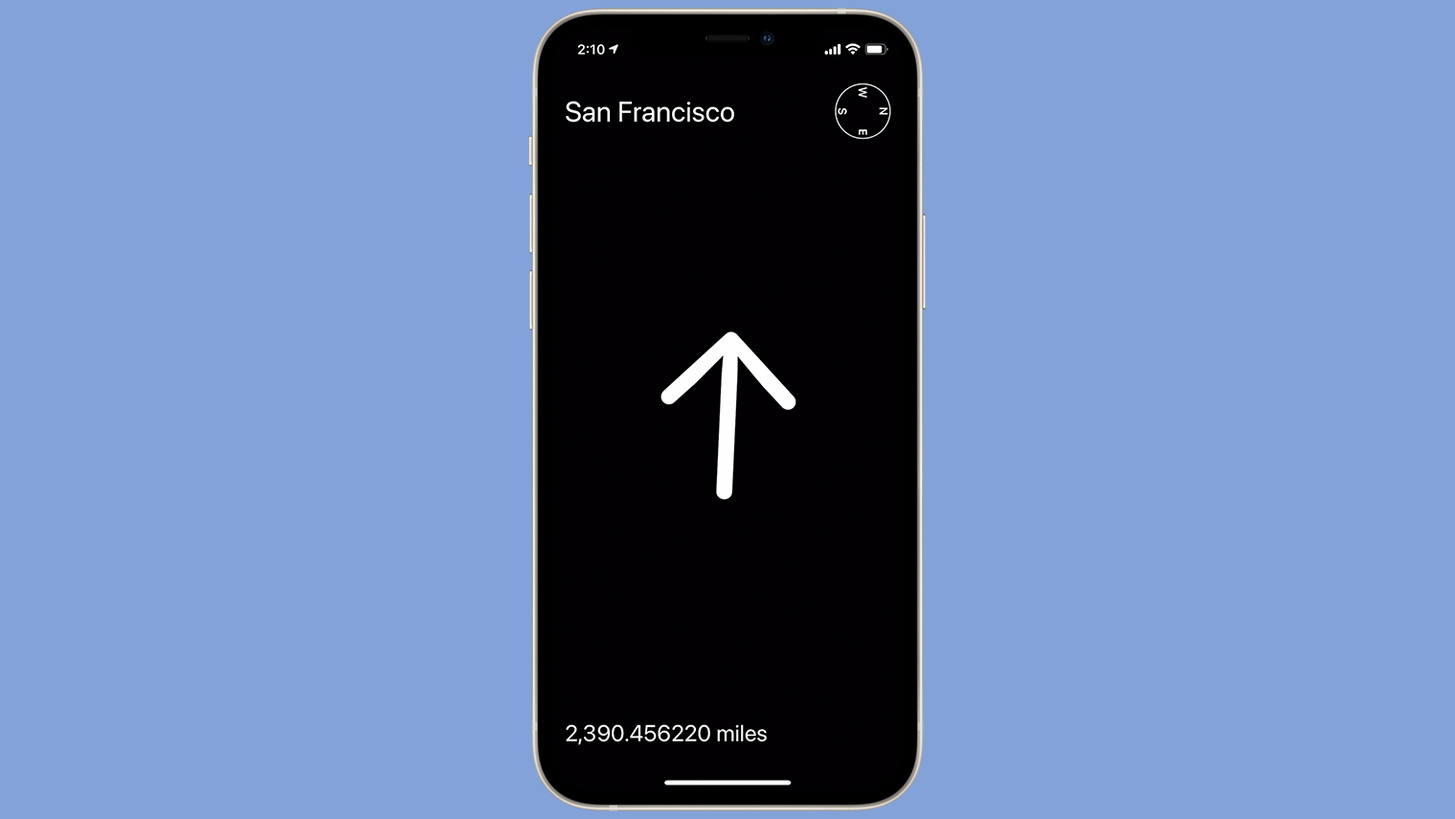
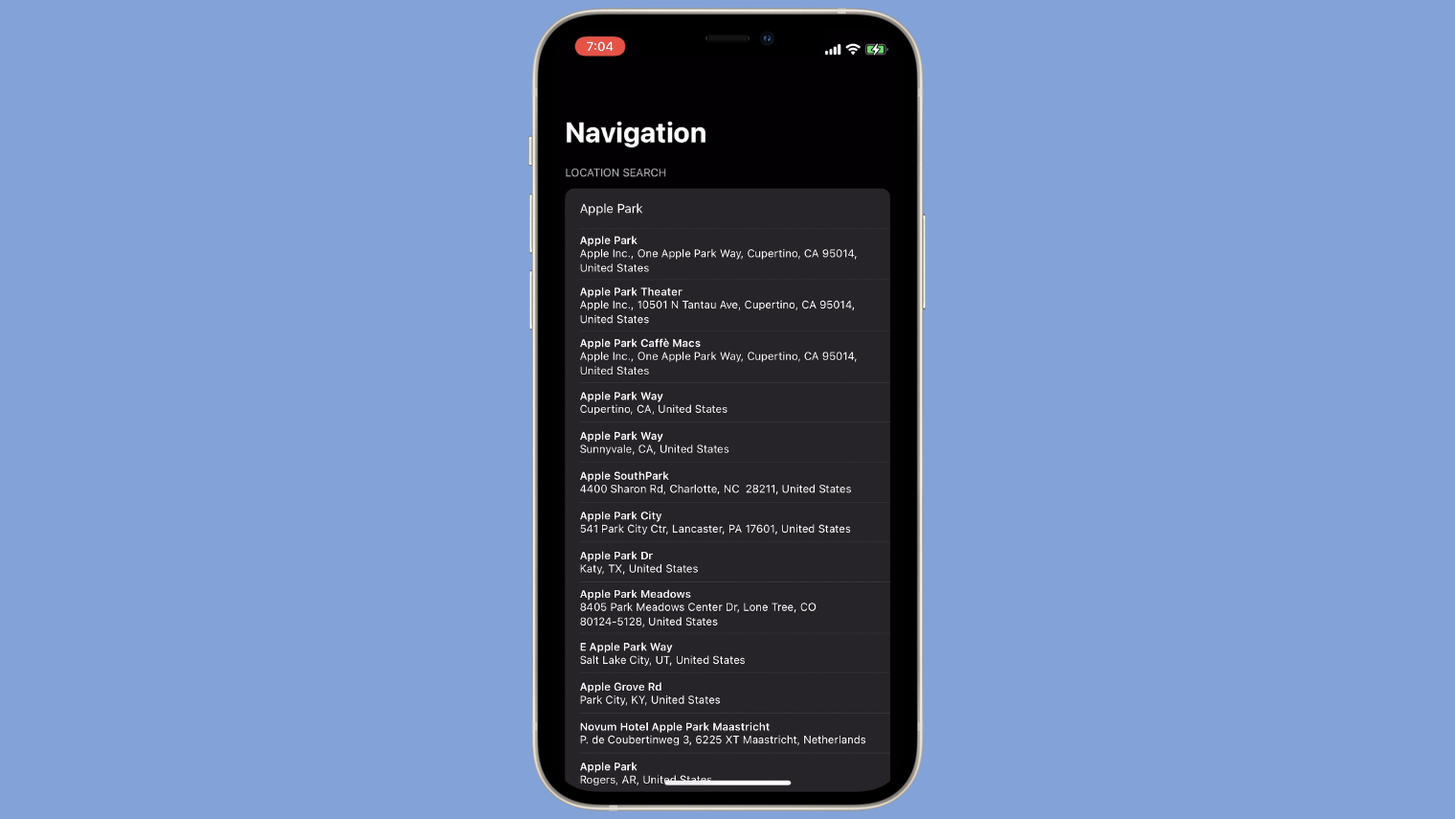
Revision of a layered 1455px x 819px image; what changed, layer by layer:
renamed "Rectangle 1" to "Rectangle 12 copy", painted on it over [563,35,892,792]
removed layer "Screen" from group "Screens" over [563,35,892,792]
